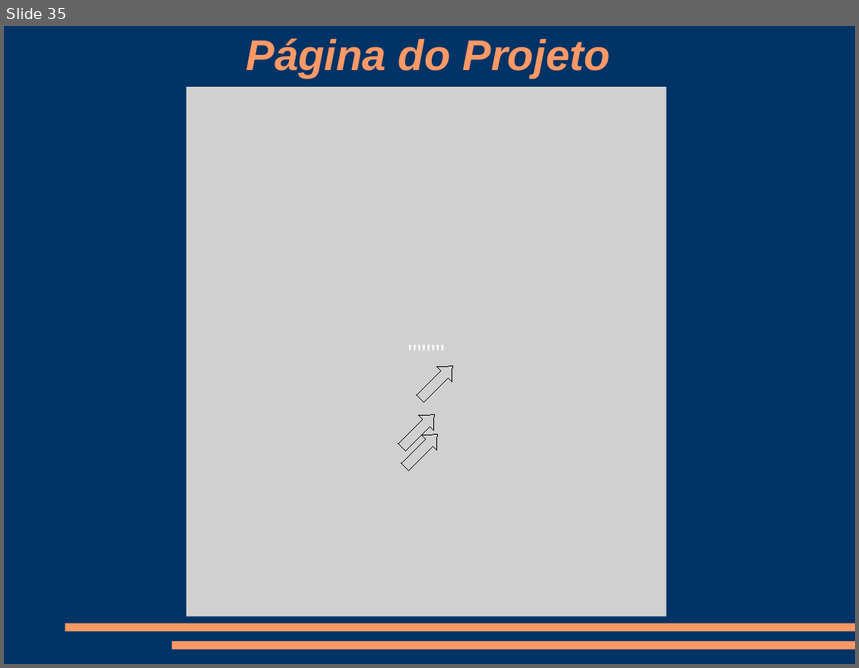
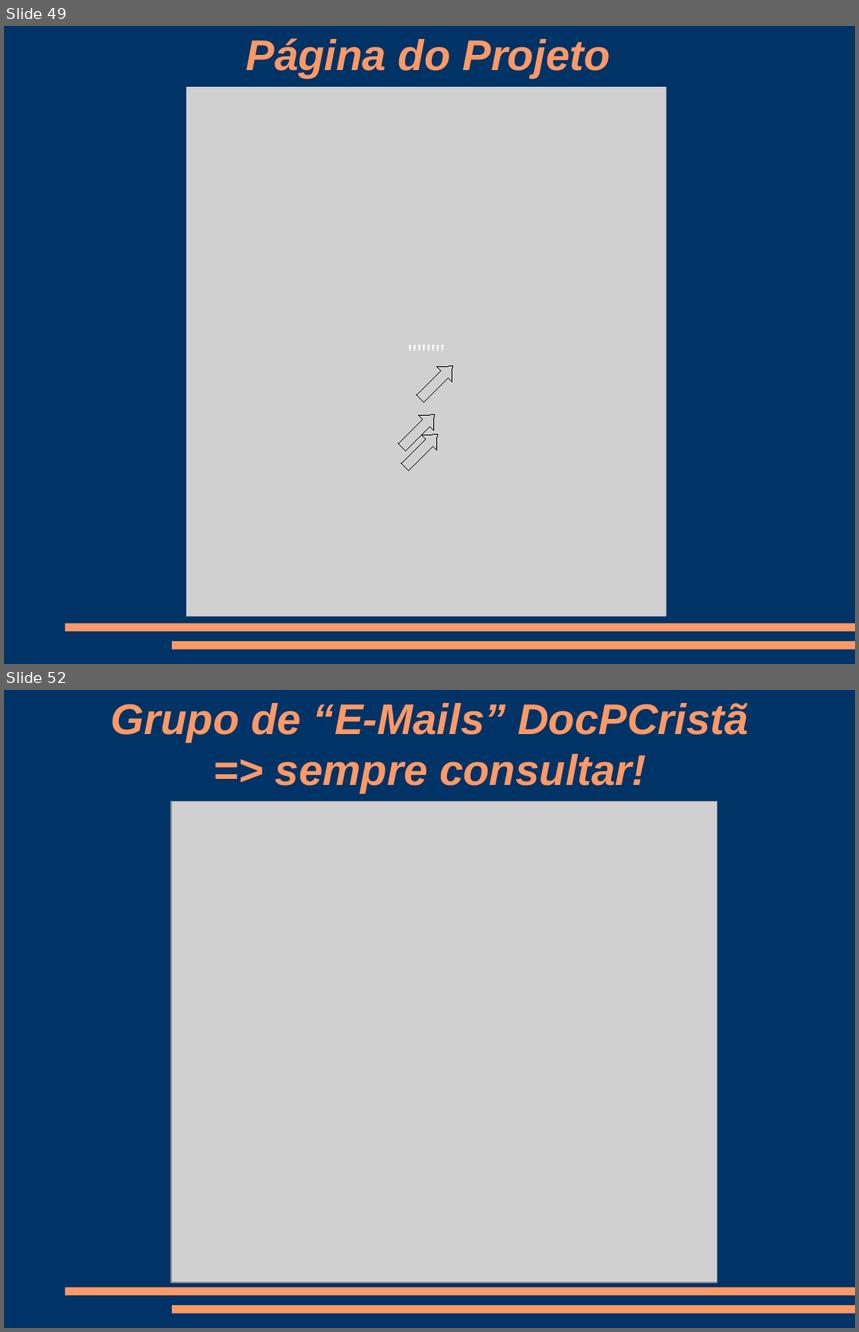
Before and after one commit to mptrv/docpcrista, a slide deck: docpcrista-orientacoes_da_dinamica.odp. Shown one above the other, each under a label of ours: slide 35 before the commit, slides 49 and 52 after it; the slides between them are not shown. The pictures are 859x668 and 859x1332 pixels, drawn with LibreOffice and Linux fonts; fonts in the diff are those of the drawing; grey boxes stand for pictures. Boxes give left, top, right and bottom in pixels: in the first picture for what was removed or moved away, otherwise in the second. Text is boxed around its words. In the diff, an @@ line names an element or a change of style, - is before the commit and + after.

```diff
--- a/docpcrista-orientacoes_da_dinamica.odp
+++ b/docpcrista-orientacoes_da_dinamica.odp
@@ slide 52 added at box(4, 690, 855, 1328), background #003366; not listed: 2 template elements that a slide beside it also shows @@
@@ title added at box(111, 703, 749, 793), 40 pt, text #FF9966, bold, italic @@
+Grupo de “E-Mails” DocPCristã
+=> sempre consultar!
@@ picture added at box(172, 801, 718, 1284) @@
@@ what was slide 35 is now slide 49 @@
```
Also in this commit, not shown: 13 slides changed, 15 other slides added, 1 slide removed, 1 other file.
